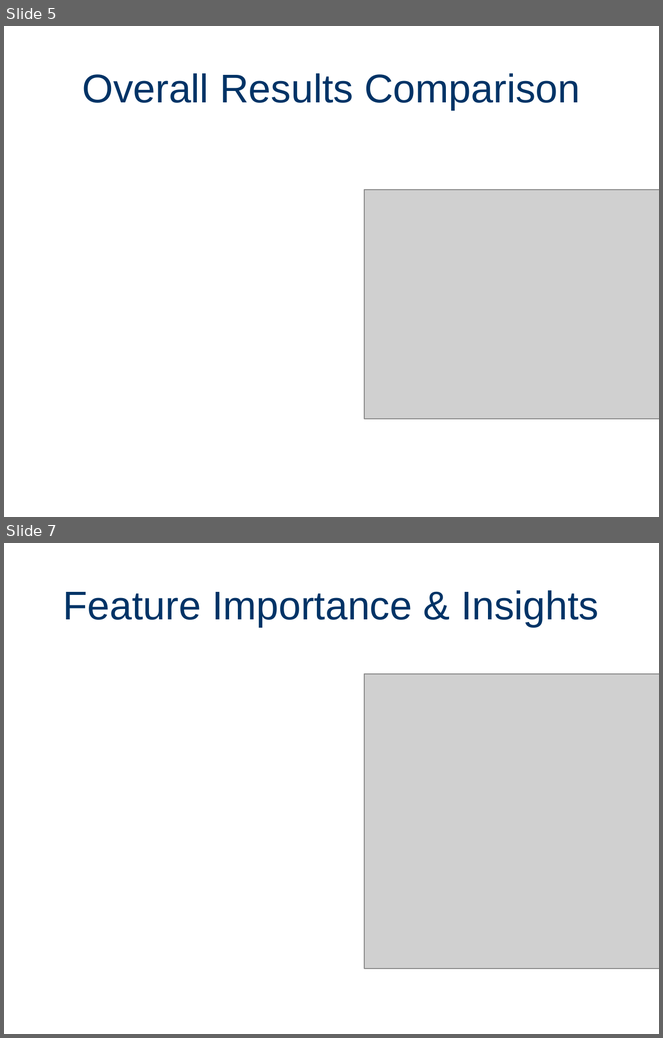
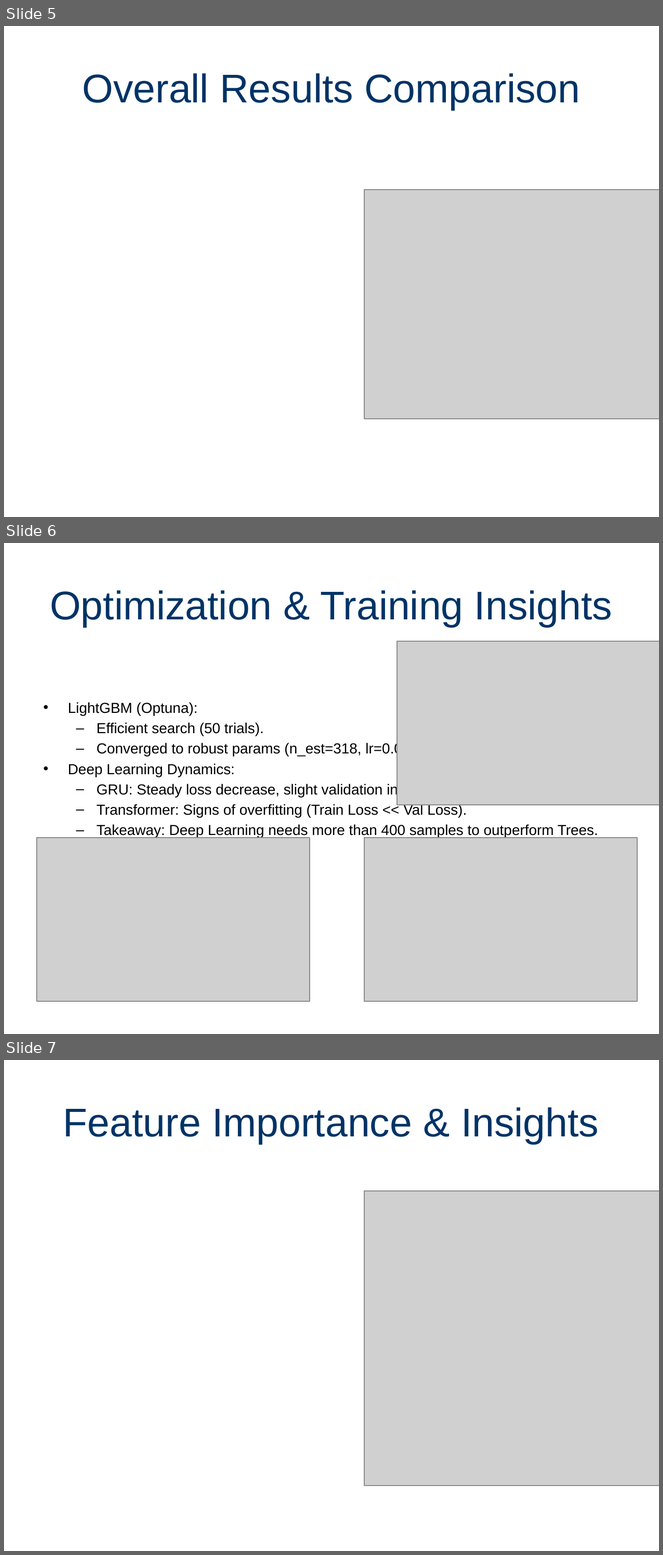
Before and after one commit to Paulino-Cristovao/churn_predictions, a slide deck: Presentations_Resultats_Projet.pptx. Shown one above the other, each under a label of ours: slides 5 and 7 before the commit, slides 5, 6 and 7 after it; the slides between them are not shown. The pictures are 663x1038 and 663x1555 pixels, drawn with LibreOffice and Linux fonts; fonts in the diff are those of the drawing; grey boxes stand for pictures. Boxes give left, top, right and bottom in pixels: in the first picture for what was removed or moved away, otherwise in the second. Text is boxed around its words. In the diff, an @@ line names an element or a change of style, - is before the commit and + after.

Commit message:
Presentation: Enhance Slide 6 with multiple plots and finalize layout

```diff
--- a/Presentations_Resultats_Projet.pptx
+++ b/Presentations_Resultats_Projet.pptx
@@ slide 6 added at <box>4,543,659,1034</box>, background #FFFFFF @@
@@ title added at <box>50,590,612,627</box>, 44 pt, text #003366 @@
+Optimization & Training Insights
@@ picture added at <box>397,641,659,805</box> @@
@@ text added at <box>68,702,598,838</box>, 16 pt, text #000000 @@
+• LightGBM (Optuna):
+  – Efficient search (50 trials).
+  – Converged to robust params (n_est=318, lr=0.018).
+• Deep Learning Dynamics:
+  – GRU: Steady loss decrease, slight validation instability.
+  – Transformer: Signs of overfitting (Train Loss << Val Loss).
+  – Takeaway: Deep Learning needs more than 400 samples to outperform Trees.
@@ picture added at <box>37,838,310,1002</box> @@
@@ picture added at <box>364,838,637,1002</box> @@
```
Also in this commit, not shown: 1 slide removed, 1 other file.
